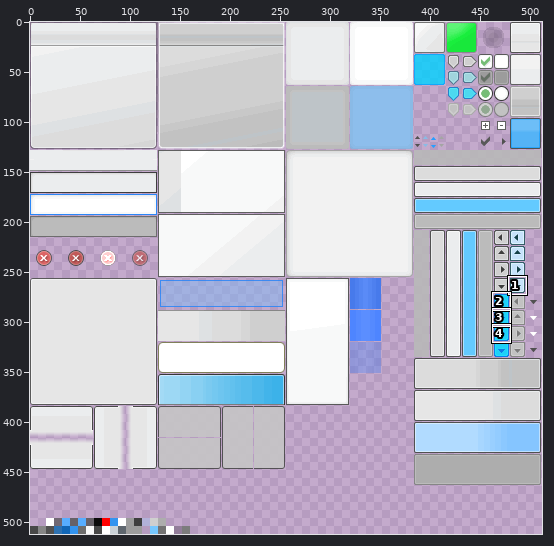
One commit to this sprite sheet: TestApplication/DefaultSkin.png. Above: a wide view before the commit, with the close-up outlined.
Close-up. First the earlier version:
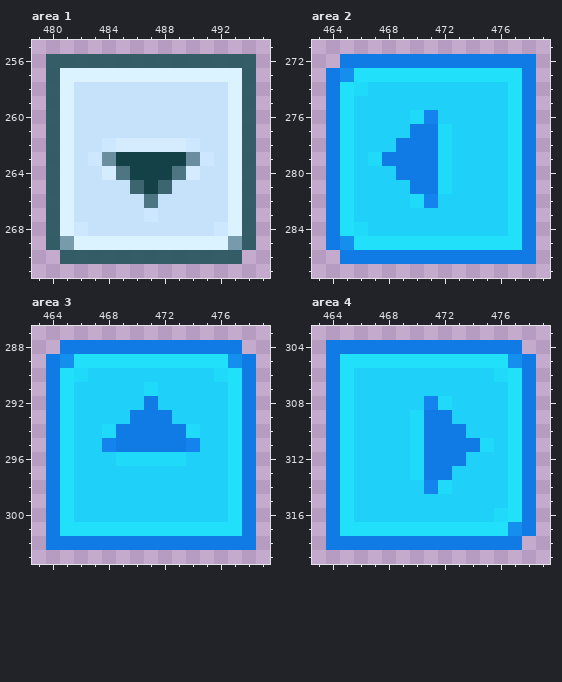
The file is 512x512 pixels. Pixels under 10% opacity are left out. Colours within 5 levels of each other are drawn and written as one. Shown: area 1: x 479..495, y 255..271; area 2: x 463..479, y 271..287; area 3: x 463..479, y 287..303; area 4: x 463..479, y 303..319. The commit also changed other parts of the picture, which this record leaves out.
New version:
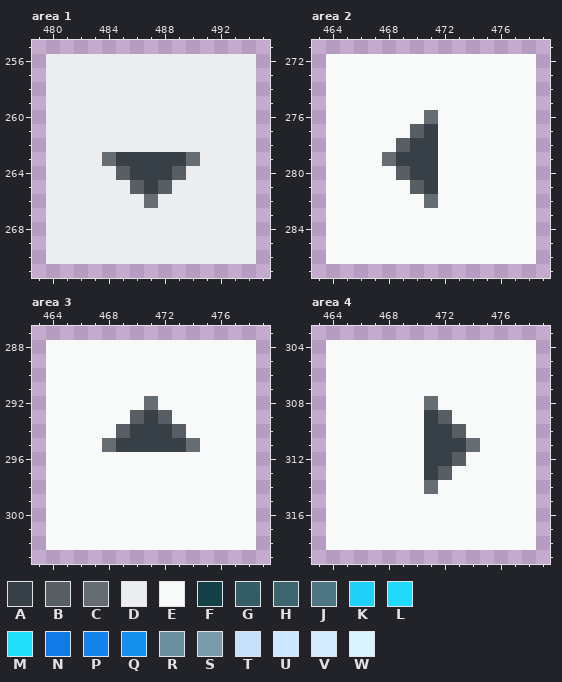
Palette (. is transparent): A #374047  B #575f65  C #656c72  D #ebedee  E #f8f9f9  F #144148  G #315b65fa  H #3c6570  J #4e7582  K #1fd0f8  L #20daf9  M #21e0fa  N #0d7ae6fa  P #1483ed  Q #158fee  R #6a8e9e  S #789bac  T #c6e2fa  U #cce7ff  V #d5ecff  W #daf3ff
The exact change:
Changed rows in their new state; - is an unchanged pixel.
Area 1:
first column x 480:
256 DDDDDDDDDDDDDDD
257 DDDDDDDDDDDDDDD
258 DDDDDDDDDDDDDDD
259 DDDDDDDDDDDDDDD
260 DDDDDDDDDDDDDDD
261 DDDDDDDDDDDDDDD
262 DDDDDDDDDDDDDDD
263 DDDDCAAAAACDDDD
264 DDDDDBAAABDDDDD
265 DDDDDDBABDDDDDD
266 DDDDDDDCDDDDDDD
267 DDDDDDDDDDDDDDD
268 DDDDDDDDDDDDDDD
269 DDDDDDDDDDDDDDD
270 DDDDDDDDDDDDDDD
Area 2:
first column x 464:
272 EEEEEEEEEEEEEEE
273 EEEEEEEEEEEEEEE
274 EEEEEEEEEEEEEEE
275 EEEEEEEEEEEEEEE
276 EEEEEEECEEEEEEE
277 EEEEEEBAEEEEEEE
278 EEEEEBAAEEEEEEE
279 EEEECAAAEEEEEEE
280 EEEEEBAAEEEEEEE
281 EEEEEEBAEEEEEEE
282 EEEEEEECEEEEEEE
283 EEEEEEEEEEEEEEE
284 EEEEEEEEEEEEEEE
285 EEEEEEEEEEEEEEE
286 EEEEEEEEEEEEEEE
Area 3:
first column x 464:
288 EEEEEEEEEEEEEEE
289 EEEEEEEEEEEEEEE
290 EEEEEEEEEEEEEEE
291 EEEEEEEEEEEEEEE
292 EEEEEEECEEEEEEE
293 EEEEEEBABEEEEEE
294 EEEEEBAAABEEEEE
295 EEEECAAAAACEEEE
296 EEEEEEEEEEEEEEE
297 EEEEEEEEEEEEEEE
298 EEEEEEEEEEEEEEE
299 EEEEEEEEEEEEEEE
300 EEEEEEEEEEEEEEE
301 EEEEEEEEEEEEEEE
302 EEEEEEEEEEEEEEE
Area 4:
first column x 464:
304 EEEEEEEEEEEEEEE
305 EEEEEEEEEEEEEEE
306 EEEEEEEEEEEEEEE
307 EEEEEEEEEEEEEEE
308 EEEEEEECEEEEEEE
309 EEEEEEEABEEEEEE
310 EEEEEEEAABEEEEE
311 EEEEEEEAAACEEEE
312 EEEEEEEAABEEEEE
313 EEEEEEEABEEEEEE
314 EEEEEEECEEEEEEE
315 EEEEEEEEEEEEEEE
316 EEEEEEEEEEEEEEE
317 EEEEEEEEEEEEEEE
318 EEEEEEEEEEEEEEE
Boxes around the changes in both close-ups, in picture pixels (x1, y1, x2, y2):
changed: (46, 54, 256, 264)
changed: (326, 54, 536, 264)
changed: (46, 340, 256, 550)
changed: (326, 340, 536, 550)
